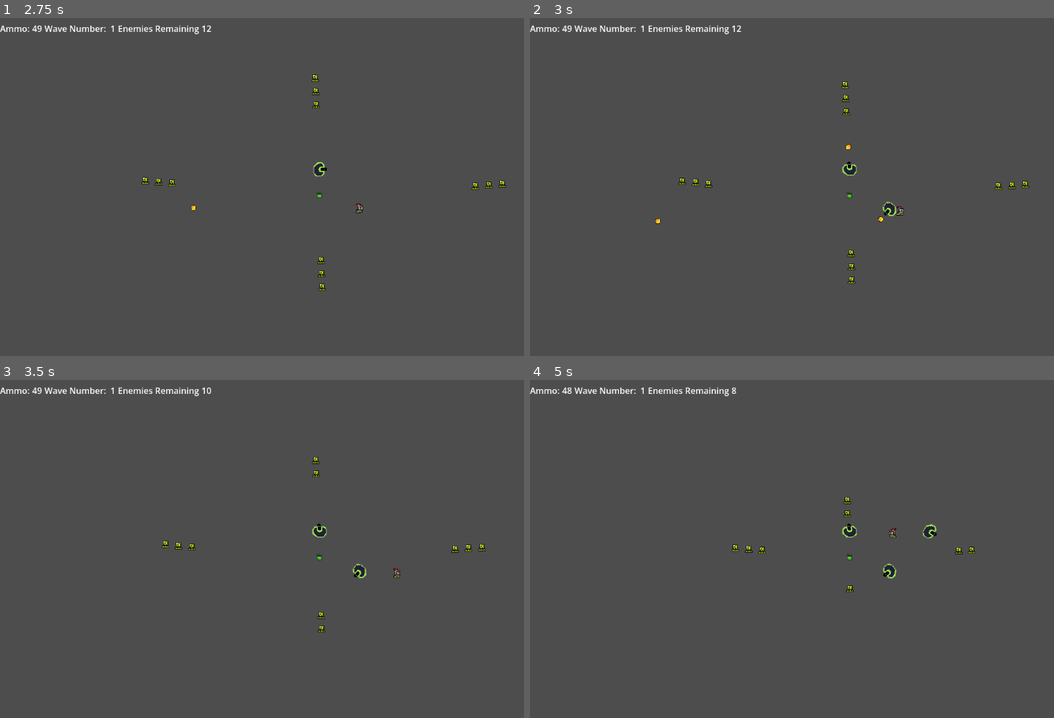
Above: before the commit, frames 1-4 (two rows, left to right).
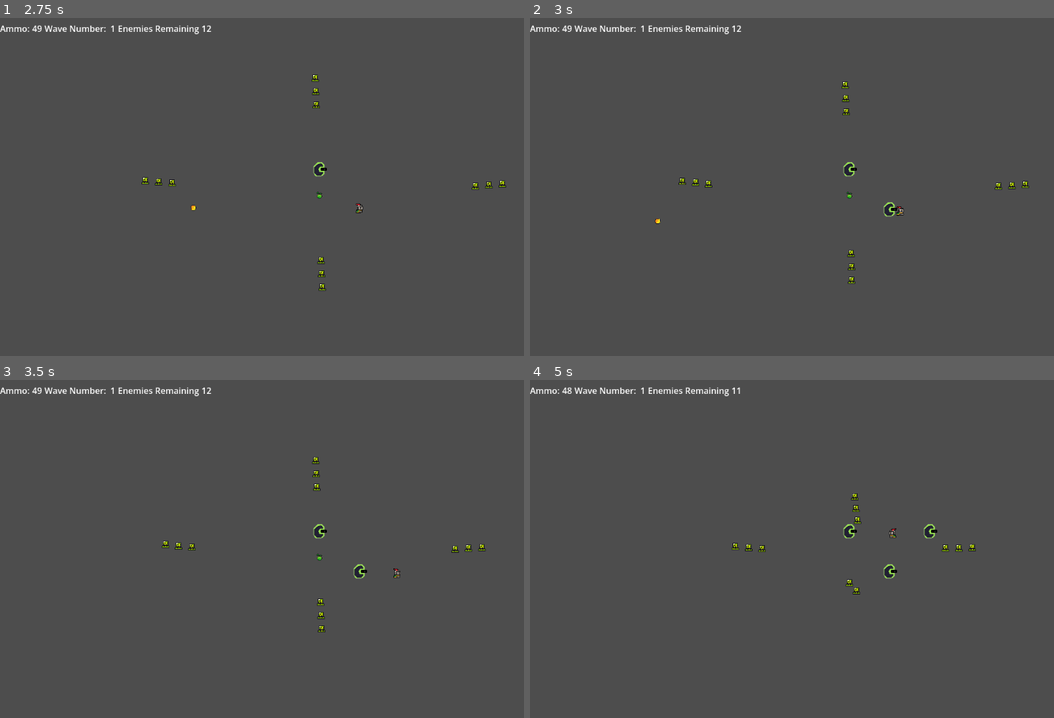
Above: after the commit, the same moments.

Repository: StevenBoyce/game-jam-07-26
Game: Godot game, scene res://scenes/main/main.tscn
Same seed, same stepped clock (60 frames per second), same inputs: the game is played once before the commit and once after it.
Inputs (mouse positions are in pixels of both pictures, inside the frame that each line leads up to):
- Up to frame 1 (2.75 s): click "Start Game" at 0.5 s; move the mouse to (445, 173) at 1.27 s; hold D (move_right) 1.28-2.03 s; hold Right mouse button (secondary_action) 1.28-2.03 s; move the mouse to (183, 207) at 2.02 s; hold S (move_down) from 2.03 s (still down); click (183, 207) at 2.1 s
- Up to frame 2 (3 s): move the mouse to (902, 116) at 2.77 s; release S (move_down) at 2.78 s; hold D (move_right) from 2.78 s (still down); hold Right mouse button (secondary_action) from 2.78 s (still down)
- Up to frame 3 (3.5 s): keep holding D (move_right); keep holding Right mouse button (secondary_action)
- Up to frame 4 (5 s): move the mouse to (807, 623) at 3.52 s; release D (move_right) at 3.53 s; release Right mouse button (secondary_action) at 3.53 s; hold W (move_up) 3.53-4.28 s; click (807, 623) at 3.6 s; move the mouse to (1022, 606) at 4.27 s; hold A (move_left) from 4.28 s (still down); hold Right mouse button (secondary_action) from 4.28 s (still down)

Frame 1 is identical in both runs. In frame 2, 0.2% of the frame differs, in the area x 59-71%, y 37-61%; in frame 3, 0.2%; in frame 4, 0.6%, in the area x 38-86%, y 2-64%.

Commit message:
enemies no longer collide with each other after getting the prize

Diff:
--- a/scenes/enemy/enemy.gd
+++ b/scenes/enemy/enemy.gd
@@ -60,3 +60,5 @@
 func receive_prize():
 	i_have_prize = true
 	escape_direction = world_boundary.get_escape_direction(global_position)
+	set_deferred("collision_layer", 5)
+	set_deferred("collision_mask", 5)
--- a/scenes/enemy/enemy.tscn
+++ b/scenes/enemy/enemy.tscn
@@ -63,8 +63,7 @@
 frame_progress = 0.19267891
 
 [node name="EnemyArea" type="Area2D" parent="." unique_id=133306236 groups=["enemy"]]
-collision_layer = 12
-collision_mask = 9
+collision_layer = 8
 
 [node name="CollisionShape2D" type="CollisionShape2D" parent="EnemyArea" unique_id=1114477240]
 position = Vector2(0, 6)
--- a/scenes/game/game.tscn
+++ b/scenes/game/game.tscn
@@ -14,7 +14,7 @@
 [node name="WorldBoundary" type="Area2D" parent="." unique_id=560212088]
 unique_name_in_owner = true
 collision_layer = 9
-collision_mask = 9
+collision_mask = 25
 script = ExtResource("5_wb")
 
 [node name="CollisionShape2D" type="CollisionShape2D" parent="WorldBoundary" unique_id=1102667820]
